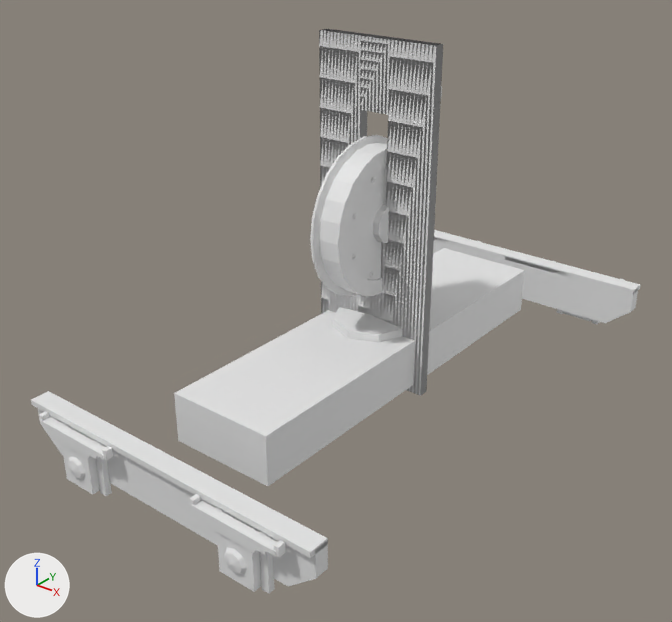
What one commit did to the FBX model assets/train/Kit.fbx.
One viewpoint serves both versions: a 50 mm camera at (10.96, -14.99, 6.85) aimed at (-0.15, -1.1, -1.76). Lighting does not change. The marker at lower left points along +X, +Y and +Z. The older version comes first.

The first picture shows 'Bogie', 'DoorLeafR', 'Wheel'.
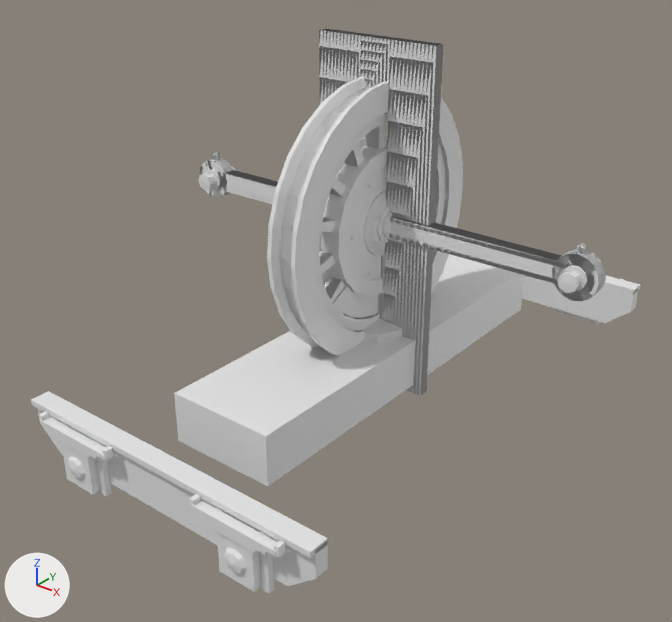
The change, as a diff of the scene's bpy script:
```diff
--- a/assets/train/Kit.fbx.py
+++ b/assets/train/Kit.fbx.py
@@ me_drivewheelp_001 @@
+me_drivewheelp_001.from_pydata(...)  # 567 vertices, 988 faces; spans x -0.46..0.45, y -2.96..2.96, z -2.96..2.96
+me_drivewheelp_001.materials.append(mat_iron)  # white #e7e7e7
@@ me_drivewheeln_001 @@
+me_drivewheeln_001.from_pydata(...)  # 567 vertices, 988 faces; spans x -0.45..0.46, y -2.96..2.96, z -2.96..2.96
+me_drivewheeln_001.materials.append(mat_iron)  # white #e7e7e7
@@ me_rodp_001 @@
+me_rodp_001.from_pydata(...)  # 248 vertices, 468 faces; spans x -5.11..5.11, y -0.31..0.31, z -0.54..0.54
+# faces by material slot: [292, 176]
+me_rodp_001.materials.append(mat_iron)  # white #e7e7e7
+me_rodp_001.materials.append(mat_brass)  # white #e7e7e7
@@ me_rodn_001 @@
+me_rodn_001.from_pydata(...)  # 248 vertices, 468 faces; spans x -5.11..5.11, y -0.31..0.31, z -0.54..0.54
+# faces by material slot: [292, 176]
+me_rodn_001.materials.append(mat_iron)  # white #e7e7e7
+me_rodn_001.materials.append(mat_brass)  # white #e7e7e7
@@ ob_drivewheelp @@
+ob_drivewheelp = bpy.data.objects.new('DriveWheelP', me_drivewheelp_001)
+ob_drivewheelp.location = (0.11, 0.0, 0.0)
@@ ob_drivewheeln @@
+ob_drivewheeln = bpy.data.objects.new('DriveWheelN', me_drivewheeln_001)
+ob_drivewheeln.location = (-0.11, 0.0, 0.0)
@@ ob_rodp @@
+ob_rodp = bpy.data.objects.new('RodP', me_rodp_001)
+ob_rodp.location = (0.0, 0.16, 0.07)
@@ ob_rodn @@
+ob_rodn = bpy.data.objects.new('RodN', me_rodn_001)
+ob_rodn.location = (0.0, -0.16, 0.07)
```

Boxes [x1, y1, x2, y2] around the edits, measured in the pictures (672 x 622 px):
'DriveWheelP', added: after [267, 77, 458, 349]
'DriveWheelN', added: after [280, 81, 463, 356]
'RodP', added: after [208, 153, 606, 300]
    faces in mat_iron (white #e7e7e7): [208, 158, 606, 300]
'RodN', added: after [198, 152, 606, 301]
    faces in mat_iron (white #e7e7e7): [198, 157, 606, 301]
    faces in mat_brass (white #e7e7e7): [206, 152, 587, 291]
'DoorLeafR', unchanged, covered by the edit: before [319, 29, 443, 396]
'DoorLeafL', unchanged, uncovered by the edit: before [429, 86, 442, 340]; after [319, 29, 443, 396]
